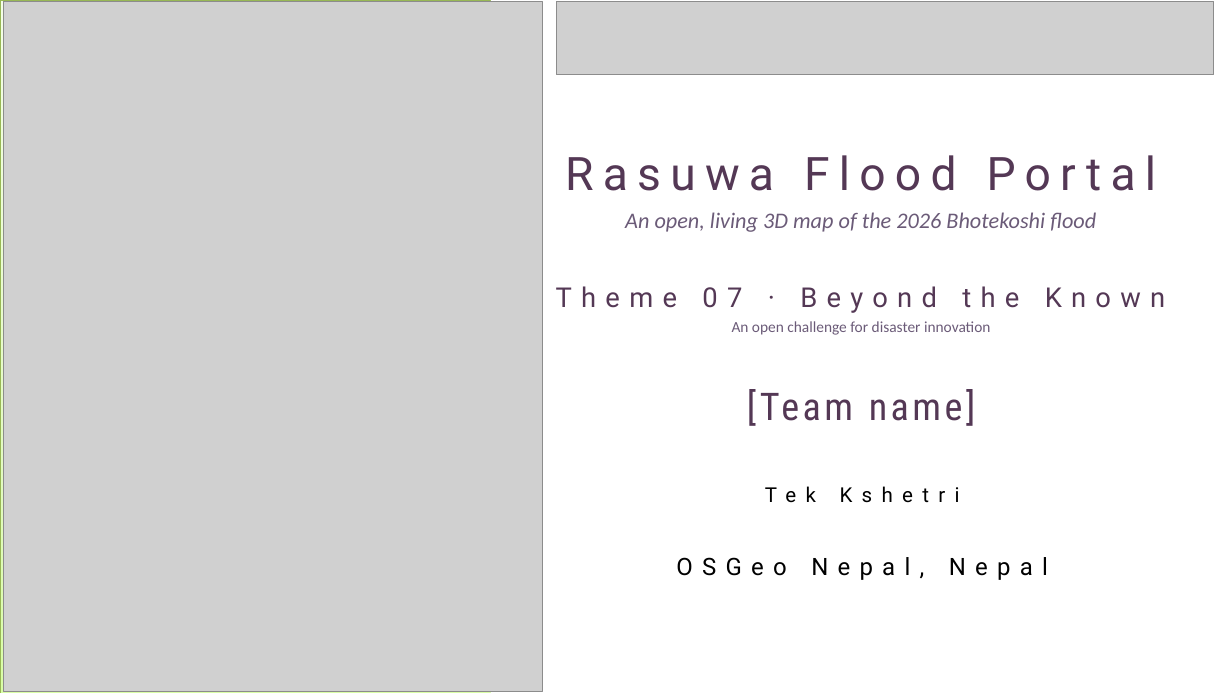
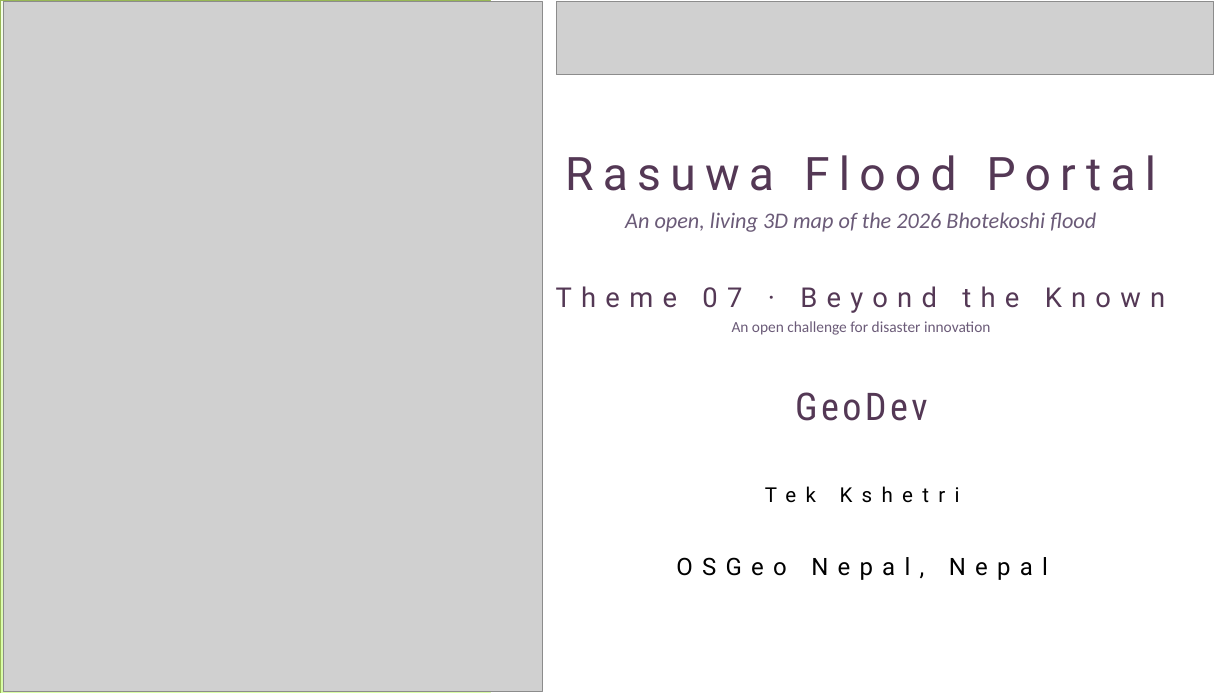
Before and after one commit to iamtekson/rasuwa-flood, a slide deck: slide 1 of ppt/Rasuwa_Flood_Portal_SPARK4.pptx. Drawn at 1232x693 pixels with LibreOffice and Linux fonts; fonts in the diff are those of the drawing; grey boxes stand for pictures. Boxes give left, top, right and bottom in pixels: in the first picture for what was removed or moved away, otherwise in the second. Text is boxed around its words. In the diff, an @@ line names an element or a change of style, - is before the commit and + after.

Commit message:
added team name in ppt

```diff
--- a/ppt/Rasuwa_Flood_Portal_SPARK4.pptx
+++ b/ppt/Rasuwa_Flood_Portal_SPARK4.pptx
@@ text at [795,392,928,421]: text changed @@
-[Team name]
+GeoDev
```
Also in this commit, not shown: 1 other file.
